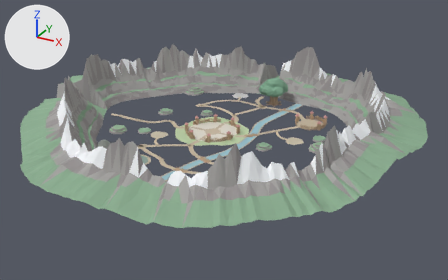
Two versions of the glTF model assets/models/map_field_forest.glb, one commit apart.
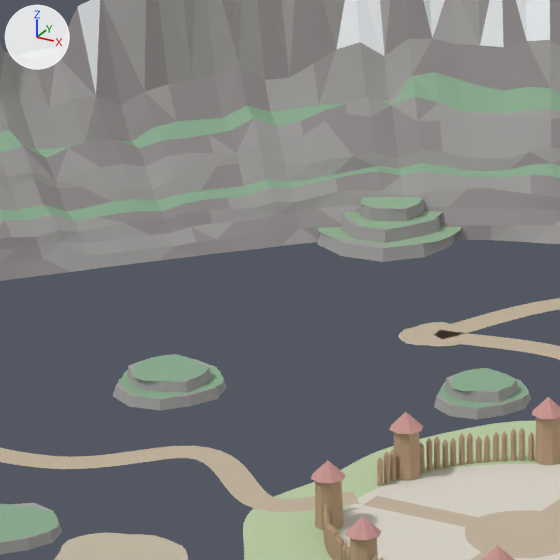
Old and new are each drawn whole from a 50 mm lens placed at (259.4, -458.5, 223.3), pointed at (10.6, -6.1, -2.9) and again close up on the part from 32% to 48% of the width and 22% to 48% of the height. The lights are fixed; the arrows at upper left show +X, +Y and +Z. The older version's two pictures come first.

The first close-up shows 'Z_field_forest_chao_clareira', 'Z_field_forest_chao_herborista', 'Z_field_forest_chao_posto', 'Z_field_forest_estrada_N', 'Z_field_forest_estrada_W', 'Z_field_forest_estrada_arco_aranhas', 'Z_field_forest_morro_afloramento_2_0', 'Z_field_forest_morro_grama_afloramento_2_1', 'Z_field_forest_morro_grama_afloramento_4_0', 'Z_field_forest_morro_rochedo_nw_0', 'Z_field_forest_penhascos', 'Z_field_forest_praca_praca' and 49 more.
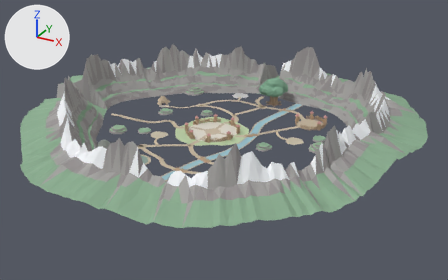
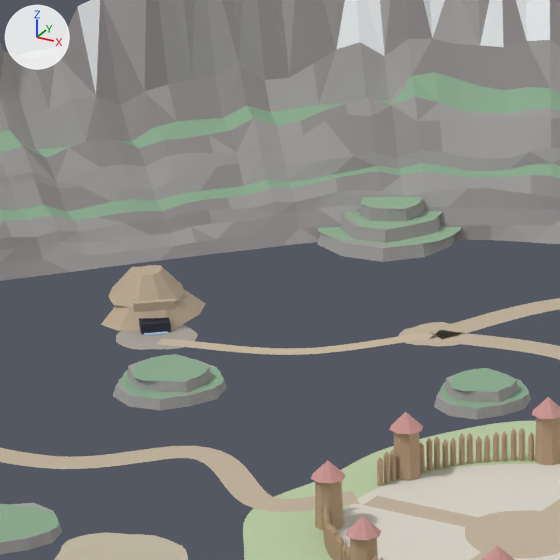
Pixel boxes (x1, y1, x2, y2) of what changed, in the close-ups (560 x 560 px):
'Z_field_forest_dungeon_pedreira_topo', added (beige)
    after: (109, 265, 185, 308)
'Z_field_forest_estrada_trilha_pedreira', added (beige)
    after: (157, 332, 434, 355)
'Z_field_forest_dungeon_pedreira_morro', added (beige)
    after: (101, 290, 206, 331)
'Z_field_forest_chao_pedreira', added
    after: (116, 325, 198, 350)
'Z_field_forest_dungeon_pedreira_boca', added
    after: (139, 317, 171, 335)
'Z_field_forest_dungeon_pedreira_verga', added (beige)
    after: (133, 299, 175, 312)
'Z_field_forest_dungeon_pedreira_brilho', added
    after: (144, 332, 168, 335)

The change, as a list of edits to the scene's bpy script:
```text
Add me_z_field_forest_dungeon_pedreira_verga_mesh:
    me_z_field_forest_dungeon_pedreira_verga_mesh.from_pydata([(-82.11, 39.5, 3.0), (-82.11, 39.5, 4.2), (-81.52, 38.82, 3.0), (-81.52, 38.82, 4.2), (-86.34, 35.82, 3.0), (-86.34, 35.82, 4.2), (-85.75, 35.14, 3.0), (-85.75, 35.14, 4.2)], [], [(0, 1, 3), (0, 3, 2), (2, 3, 7), (2, 7, 6), (6, 7, 5), (6, 5, 4), (4, 5, 1), (4, 1, 0), (2, 6, 4), (2, 4, 0), (7, 3, 1), (7, 1, 5)])
    me_z_field_forest_dungeon_pedreira_verga_mesh.materials.append(mat_rock_dg_pedreira)  # beige #bfad95
Add me_z_field_forest_dungeon_pedreira_brilho_mesh:
    me_z_field_forest_dungeon_pedreira_brilho_mesh.from_pydata([(-83.22, 38.94, 0.05), (-83.22, 38.94, 0.15), (-81.64, 37.13, 0.05), (-81.64, 37.13, 0.15), (-85.63, 36.84, 0.05), (-85.63, 36.84, 0.15), (-84.06, 35.03, 0.05), (-84.06, 35.03, 0.15)], [], [(0, 1, 3), (0, 3, 2), (2, 3, 7), (2, 7, 6), (6, 7, 5), (6, 5, 4), (4, 5, 1), (4, 1, 0), (2, 6, 4), (2, 4, 0), (7, 3, 1), (7, 1, 5)])
    me_z_field_forest_dungeon_pedreira_brilho_mesh.materials.append(mat_glow_dg_pedreira)  # blue #b3e1ff
Add me_z_field_forest_dungeon_pedreira_boca_mesh:
    me_z_field_forest_dungeon_pedreira_boca_mesh.from_pydata([(-83.6, 39.99, 0.0), (-83.6, 39.99, 1.4), (-81.64, 37.73, 0.0), (-81.64, 37.73, 1.4), (-86.62, 37.37, 0.0), (-86.62, 37.37, 1.4), (-84.65, 35.1, 0.0), (-84.65, 35.1, 1.4)], [], [(0, 1, 3), (0, 3, 2), (2, 3, 7), (2, 7, 6), (6, 7, 5), (6, 5, 4), (4, 5, 1), (4, 1, 0), (2, 6, 4), (2, 4, 0), (7, 3, 1), (7, 1, 5)])
    me_z_field_forest_dungeon_pedreira_boca_mesh.materials.append(mat_dungeon_boca)  # greyish blue #30303f
Add ob_z_field_forest_estrada_trilha_pedreira:
    ob_z_field_forest_estrada_trilha_pedreira = bpy.data.objects.new('Z_field_forest_estrada_trilha_pedreira', me_z_field_forest_estrada_trilha_pedreira_mesh)  # 46 vertices, 44 faces; spans x -81.4..-49.1, y 32.9..54.8, z 0.0; in mat_patch_trilha (beige #cbbca2)
    ob_z_field_forest_estrada_trilha_pedreira.location = (0.0, 0.0, 0.0)
Add ob_z_field_forest_dungeon_pedreira_verga:
    ob_z_field_forest_dungeon_pedreira_verga = bpy.data.objects.new('Z_field_forest_dungeon_pedreira_verga', me_z_field_forest_dungeon_pedreira_verga_mesh)
    ob_z_field_forest_dungeon_pedreira_verga.location = (0.0, 0.0, 0.0)
Add ob_z_field_forest_dungeon_pedreira_topo:
    ob_z_field_forest_dungeon_pedreira_topo = bpy.data.objects.new('Z_field_forest_dungeon_pedreira_topo', me_z_field_forest_dungeon_pedreira_topo_mesh)  # 20 vertices, 28 faces; spans x -94.52..-83.64, y 37.13..48.38, z 2.6..6.2; in mat_rock_dg_pedreira (beige #bfad95)
    ob_z_field_forest_dungeon_pedreira_topo.location = (0.0, 0.0, 0.0)
Add ob_z_field_forest_dungeon_pedreira_morro:
    ob_z_field_forest_dungeon_pedreira_morro = bpy.data.objects.new('Z_field_forest_dungeon_pedreira_morro', me_z_field_forest_dungeon_pedreira_morro_mesh)  # 24 vertices, 34 faces; spans x -94.98..-81.89, y 34.74..49.46, z 0.0..2.6; in mat_rock_dg_pedreira (beige #bfad95)
    ob_z_field_forest_dungeon_pedreira_morro.location = (0.0, 0.0, 0.0)
Add ob_z_field_forest_dungeon_pedreira_brilho:
    ob_z_field_forest_dungeon_pedreira_brilho = bpy.data.objects.new('Z_field_forest_dungeon_pedreira_brilho', me_z_field_forest_dungeon_pedreira_brilho_mesh)
    ob_z_field_forest_dungeon_pedreira_brilho.location = (0.0, 0.0, 0.0)
Add ob_z_field_forest_dungeon_pedreira_boca:
    ob_z_field_forest_dungeon_pedreira_boca = bpy.data.objects.new('Z_field_forest_dungeon_pedreira_boca', me_z_field_forest_dungeon_pedreira_boca_mesh)
    ob_z_field_forest_dungeon_pedreira_boca.location = (0.0, 0.0, 0.0)
Add ob_z_field_forest_chao_pedreira:
    ob_z_field_forest_chao_pedreira = bpy.data.objects.new('Z_field_forest_chao_pedreira', me_z_field_forest_chao_pedreira_mesh)  # 29 vertices, 28 faces; spans x -87.81..-76.57, y 29.9..41.12, z 0.01; in mat_patch_pedreira (grey #ada69e)
    ob_z_field_forest_chao_pedreira.location = (0.0, 0.0, 0.0)
```
